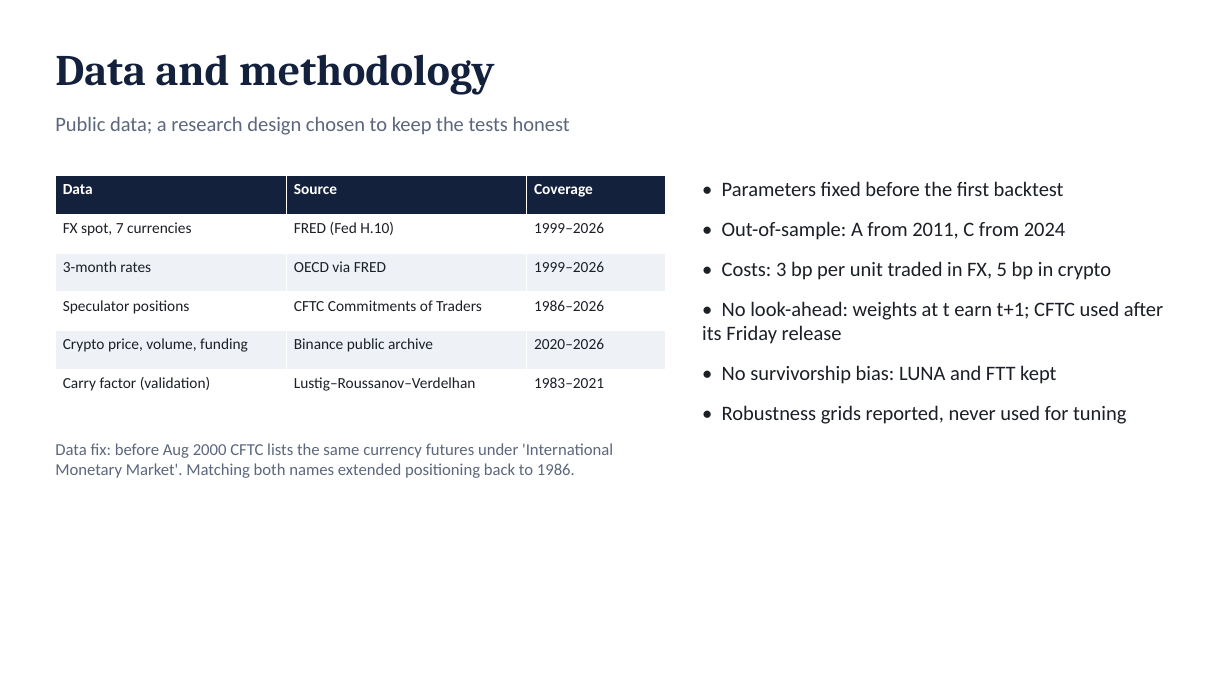
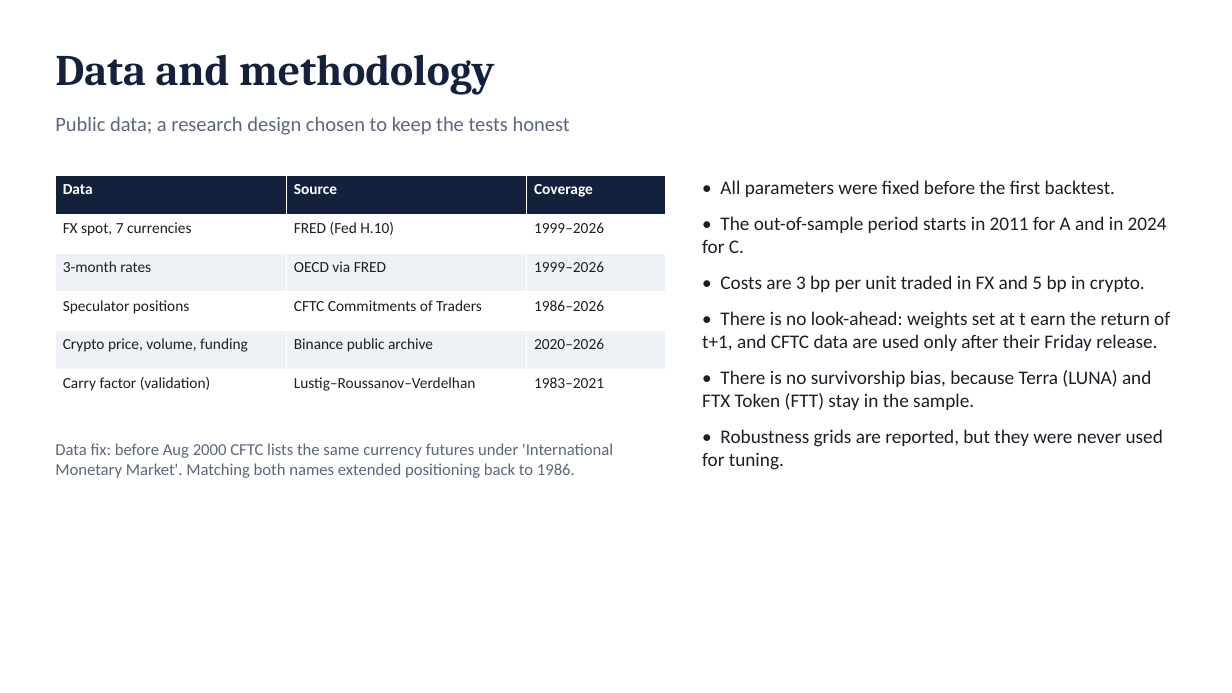
Before and after one commit to rezazamani2329/currency-crypto-carry, a slide deck: slide 3 of slides/presentation_10min.pptx. Drawn at 1232x693 pixels with LibreOffice and Linux fonts; fonts in the diff are those of the drawing. Boxes give left, top, right and bottom in pixels: in the first picture for what was removed or moved away, otherwise in the second. Text is boxed around its words. In the diff, an @@ line names an element or a change of style, - is before the commit and + after.

```diff
--- a/slides/presentation_10min.pptx
+++ b/slides/presentation_10min.pptx
@@ text at box(702, 180, 1170, 470): text changed; size 16 to 15 pt @@
-• Parameters fixed before the first backtest
-• Out-of-sample: A from 2011, C from 2024
-• Costs: 3 bp per unit traded in FX, 5 bp in crypto
-• No look-ahead: weights at t earn t+1; CFTC used after its Friday release
-• No survivorship bias: LUNA and FTT kept
-• Robustness grids reported, never used for tuning
+• All parameters were fixed before the first backtest.
+• The out-of-sample period starts in 2011 for A and in 2024 for C.
+• Costs are 3 bp per unit traded in FX and 5 bp in crypto.
+• There is no look-ahead: weights set at t earn the return of t+1, and CFTC data are used only after their Friday release.
+• There is no survivorship bias, because Terra (LUNA) and FTX Token (FTT) stay in the sample.
+• Robustness grids are reported, but they were never used for tuning.
```
Also in this commit, not shown: 6 other slides changed, 4 other files.
